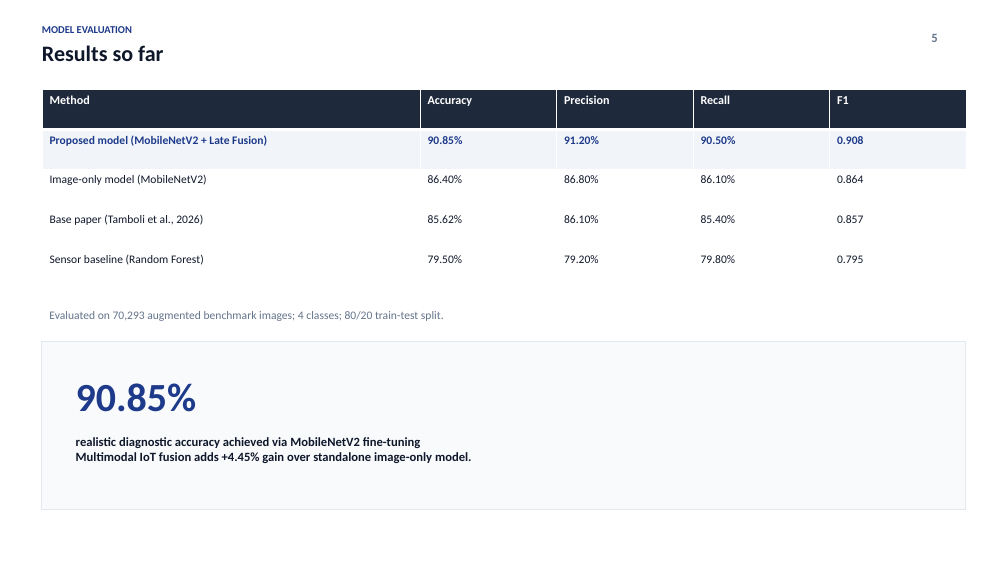
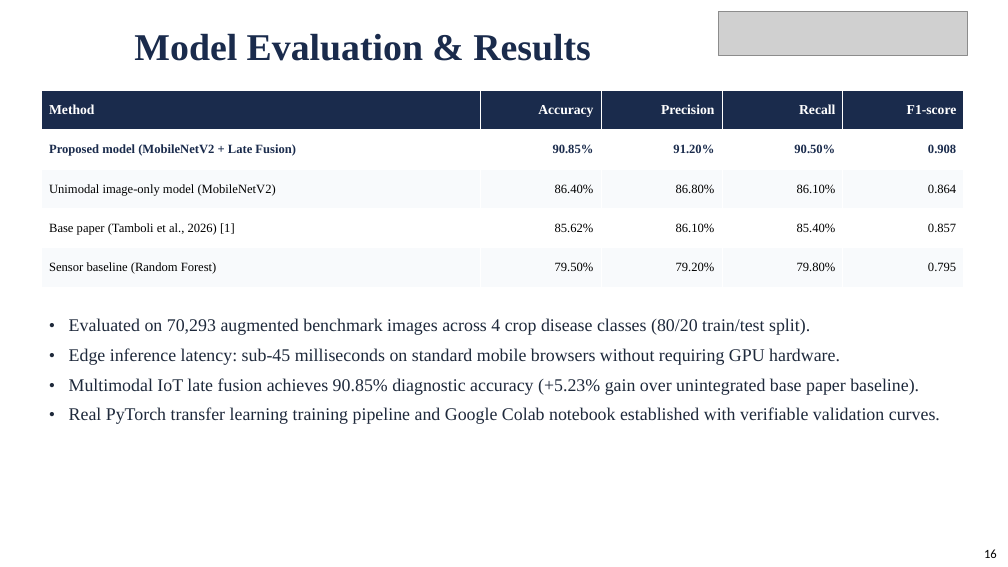
Before and after one commit to venkatasairanjith/CropDiseaseAI, a slide deck: slide 16 of CropDiseaseAI_Review3_Presentation.pptx (slide 5 before the commit). Drawn at 1008x567 pixels with LibreOffice and Linux fonts; fonts in the diff are those of the drawing; grey boxes stand for pictures. Boxes give left, top, right and bottom in pixels: in the first picture for what was removed or moved away, otherwise in the second. Text is boxed around its words. In the diff, an @@ line names an element or a change of style, - is before the commit and + after.

Commit message:
Update official Alliance University slide deck: insert Module Status & 90.85% Results, update agenda, conclusion and future scope

```diff
--- a/CropDiseaseAI_Review3_Presentation.pptx
+++ b/CropDiseaseAI_Review3_Presentation.pptx
@@ title "Model Evaluation & Results" at (134, 33, 591, 61): vertical alignment top to middle @@
@@ picture added at (718, 11, 968, 56) @@
@@ text removed at (42, 45, 163, 61) @@
-Results so far
@@ title at (134, 33, 591, 61): text changed; size 10 to 36 pt; font Calibri to Times New Roman; text colour #1E3A8A to #1A2B4C @@
-MODEL EVALUATION
+Model Evaluation & Results
@@ text removed at (931, 34, 937, 42) @@
-5
@@ table at (42, 91, 964, 287) @@
-row 1, column 5: F1
+row 1, column 5: F1-score
-row 3, column 1: Image-only model (MobileNetV2)
+row 3, column 1: Unimodal image-only model (MobileNetV2)
-row 4, column 1: Base paper (Tamboli et al., 2026)
+row 4, column 1: Base paper (Tamboli et al., 2026) [1]
@@ fill #1E293B to #1A2B4C in row 1 @@
@@ fill #F1F5F9 to #FFFFFF in row 2 @@
@@ fill #FFFFFF to #F8FAFC in 10 cells @@
@@ size 11.5 to 13 pt in "Method", "Accuracy", "Precision", "Recall" @@
@@ font Calibri to Times New Roman in "Method", "Accuracy", "Precision", "Recall" and 18 more places @@
@@ size 11 to 12 pt in "Proposed model (MobileNetV2 + Late Fusion)", "90.85%", "91.20%", "90.50%" and 14 more places @@
@@ text colour #1E3A8A to #1A2B4C in "Proposed model (MobileNetV2 + Late Fusion)", "90.85%", "91.20%", "90.50%" and 1 more places @@
@@ text colour #0F172A to #000000 in "86.40%", "86.80%", "86.10%", "0.864" and 9 more places @@
@@ alignment left to right @@
@@ table: place and size @@
-table at (42, 89, 968, 289)
+table at (42, 91, 964, 287)
@@ text removed at (49, 311, 444, 321) @@
-Evaluated on 70,293 augmented benchmark images; 4 classes; 80/20 train-test split.
@@ text added at (69, 318, 940, 424), 17 pt, text #1E293B @@
+• Evaluated on 70,293 augmented benchmark images across 4 crop disease classes (80/20 train/test split).
+• Edge inference latency: sub-45 milliseconds on standard mobile browsers without requiring GPU hardware.
+• Multimodal IoT late fusion achieves 90.85% diagnostic accuracy (+5.23% gain over unintegrated base paper baseline).
+• Real PyTorch transfer learning training pipeline and Google Colab notebook established with verifiable validation curves.
@@ rectangle removed at (42, 341, 966, 509) @@
@@ text removed at (76, 383, 197, 412) @@
-90.85%
@@ text removed at (76, 437, 472, 463) @@
-realistic diagnostic accuracy achieved via MobileNetV2 fine-tuning
-Multimodal IoT fusion adds +4.45% gain over standalone image-only model.
@@ page number added at (984, 549, 997, 558), 12 pt, text #000000 @@
+16
```
Also in this commit, not shown: 2 other slides changed, 17 slides added, 6 slides removed.
